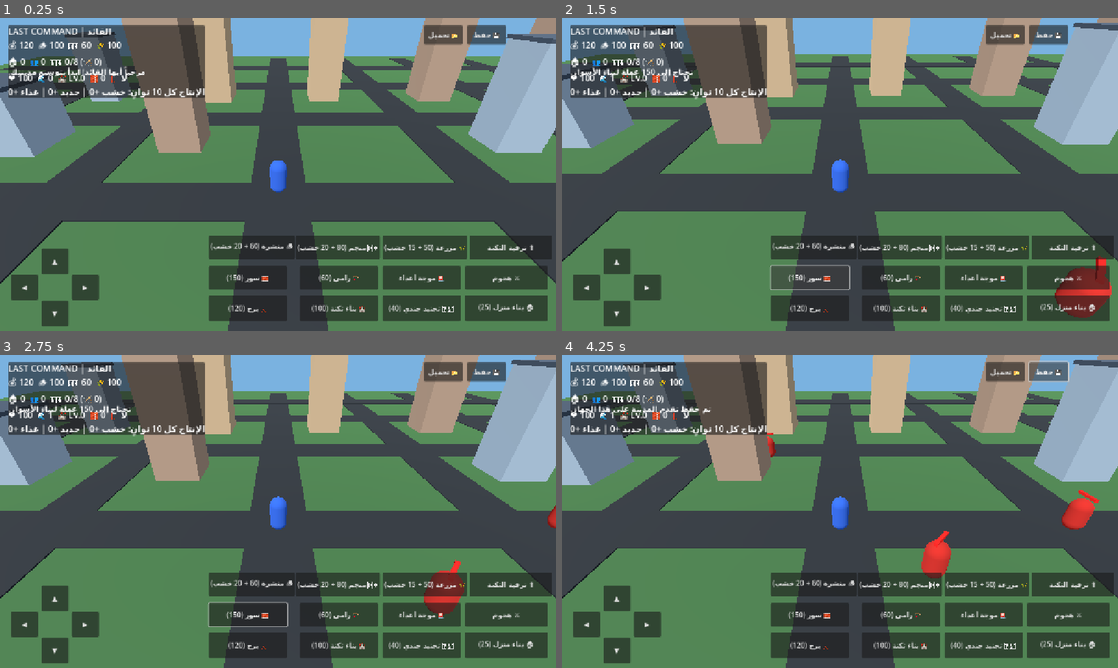
Above: before the commit, frames 1-4 (two rows, left to right).
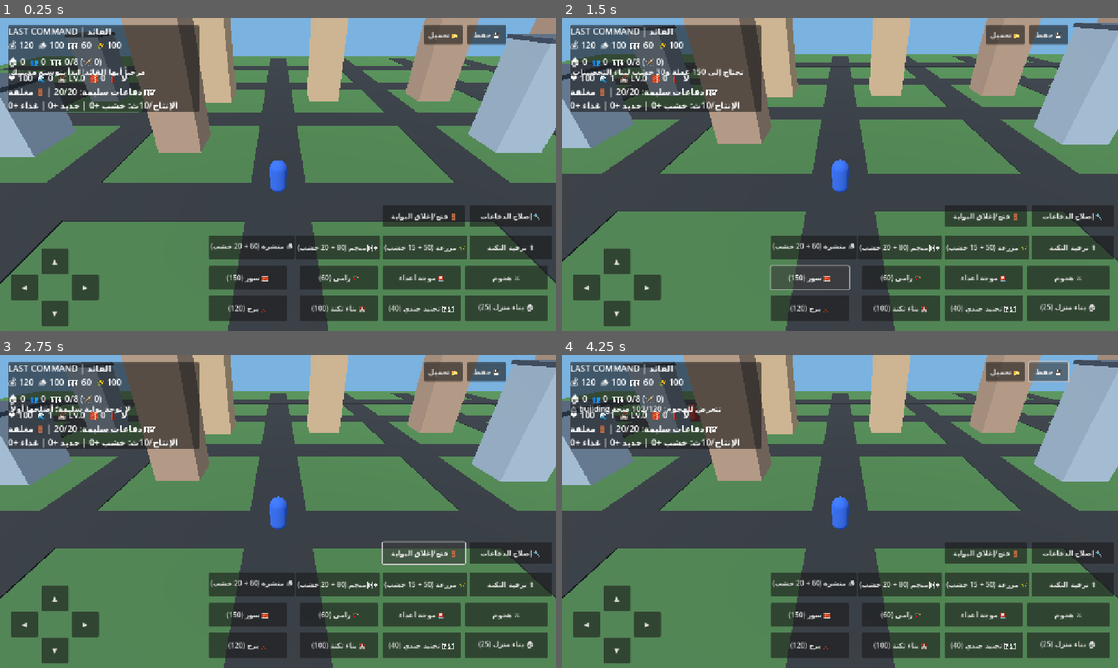
Above: after the commit, the same moments.

Repository: alshwqazf70-svg/last-command-android
Game: Godot game, scene res://scenes/main.tscn
The game is run twice, just before and just after one commit, with the same random seed, the same clock (stepped at 60 frames per second) and the same inputs.
Inputs (mouse positions are in pixels of both pictures, inside the frame that each line leads up to):
- Up to frame 1 (0.25 s): no input
- Up to frame 2 (1.5 s): click "🚨 موجة أعداء" at 0.5 s; click "🧱 سور (150)" at 1.25 s
- Up to frame 3 (2.75 s): click (422, 552) at 2 s, where only the run after the commit has a clickable "🚪 فتح/إغلاق البوابة"
- Up to frame 4 (4.25 s): click (1073, 552) at 2.75 s, where only the run after the commit has a clickable "🔧 إصلاح الدفاعات"; click "💾 حفظ" at 3.5 s

The runs differ from the first frame. In frame 1, 4.0% of the frame differs, in the area x 1-100%, y 2-67%; in frame 2, 5.7%, in the area x 1-100%, y 2-96%; in frame 3, 5.3%; in frame 4, 5.5%.

Commit message:
Add city siege, destructible defenses, gates and repairs

Diff:
--- a/scripts/game.gd
+++ b/scripts/game.gd
@@ -23,6 +23,9 @@
 var archer_count := 0
 var soldier_kinds: Array[String] = []
 var towers: Array[Node3D] = []
+var defense_nodes: Array[Node3D] = []
+var gate_node: Node3D
+var gate_open := false
 var has_walls := false
 var wood := 100
 var iron := 60
@@ -275,6 +278,28 @@
 	wall_button.pressed.connect(_on_walls_pressed)
 	layer.add_child(wall_button)
 
+	var gate_button := Button.new()
+	gate_button.text = "🚪 فتح/إغلاق البوابة"
+	gate_button.position = Vector2(-400, -290)
+	gate_button.anchor_left = 1.0
+	gate_button.anchor_right = 1.0
+	gate_button.anchor_top = 1.0
+	gate_button.anchor_bottom = 1.0
+	gate_button.custom_minimum_size = Vector2(190, 50)
+	gate_button.pressed.connect(_on_gate_pressed)
+	layer.add_child(gate_button)
+
+	var repair_button := Button.new()
+	repair_button.text = "🔧 إصلاح الدفاعات"
+	repair_button.position = Vector2(-200, -290)
+	repair_button.anchor_left = 1.0
+	repair_button.anchor_right = 1.0
+	repair_button.anchor_top = 1.0
+	repair_button.anchor_bottom = 1.0
+	repair_button.custom_minimum_size = Vector2(190, 50)
+	repair_button.pressed.connect(_on_repair_pressed)
+	layer.add_child(repair_button)
+
 	var sawmill_button := Button.new()
 	sawmill_button.text = "🪵 منشرة (60 + 20 خشب)"
 	sawmill_button.position = Vector2(-800, -220)
@@ -368,10 +393,18 @@
 	var height := randf_range(3.5, 7.5) if is_new else randf_range(4.0, 10.0)
 	var width := randf_range(3.0, 4.5)
 	var colors := [Color(0.78, 0.67, 0.52), Color(0.62, 0.70, 0.76), Color(0.78, 0.78, 0.69), Color(0.68, 0.57, 0.48)]
-	var body := _make_box(Vector3(width, height, width), at + Vector3(0, height / 2.0, 0), colors[randi() % colors.size()])
-	building_root.add_child(body)
-	var roof := _make_box(Vector3(width + 0.2, 0.25, width + 0.2), at + Vector3(0, height + 0.12, 0), Color(0.25, 0.30, 0.36))
-	building_root.add_child(roof)
+	var structure := Node3D.new()
+	structure.name = "CityBuilding"
+	structure.position = at
+	structure.set_meta("kind", "building")
+	structure.set_meta("health", 120)
+	structure.set_meta("max_health", 120)
+	building_root.add_child(structure)
+	var body := _make_box(Vector3(width, height, width), Vector3(0, height / 2.0, 0), colors[randi() % colors.size()])
+	structure.add_child(body)
+	var roof := _make_box(Vector3(width + 0.2, 0.25, width + 0.2), Vector3(0, height + 0.12, 0), Color(0.25, 0.30, 0.36))
+	structure.add_child(roof)
+	defense_nodes.append(structure)
 
 func _make_box(size: Vector3, at: Vector3, tint: Color) -> MeshInstance3D:
 	var mesh_instance := MeshInstance3D.new()
@@ -389,7 +422,7 @@
 	parent.add_child(_make_box(size, at, tint))
 
 func _update_hud() -> void:
-	hud_label.text = "LAST COMMAND | القائد\n💰 %d  🪵 %d  ⛓️ %d  🌾 %d\n🏠 %d  👥 %d  🛡️ %d/%d (🏹 %d)\n❤️ %d  🌊 %d  🏰 Lv.%d  🧱 %s  🗼 %d\nالإنتاج كل 10 ثوانٍ: خشب +%d | حديد +%d | غذاء +%d" % [coins, wood, iron, food, buildings, population, army_count, _army_limit(), archer_count, city_health, wave_number, barracks_level if has_barracks else 0, "نعم" if has_walls else "لا", towers.size(), sawmills * 8, iron_mines * 5, farms * 10]
+	hud_label.text = "LAST COMMAND | القائد\n💰 %d  🪵 %d  ⛓️ %d  🌾 %d\n🏠 %d  👥 %d  🛡️ %d/%d (🏹 %d)\n❤️ %d  🌊 %d  🏰 Lv.%d  🧱 %s  🗼 %d\n🛡️ دفاعات سليمة: %d/%d | 🚪 %s\nالإنتاج/10ث: خشب +%d | حديد +%d | غذاء +%d" % [coins, wood, iron, food, buildings, population, army_count, _army_limit(), archer_count, city_health, wave_number, barracks_level if has_barracks else 0, "نعم" if has_walls else "لا", towers.size(), _healthy_defense_count(), defense_nodes.size(), "مفتوحة" if gate_open else "مغلقة", sawmills * 8, iron_mines * 5, farms * 10]
 
 func _on_barracks_pressed() -> void:
 	if has_barracks:
@@ -413,7 +446,7 @@
 	var count := mini(2 + wave_number, 8)
 	for i in range(count):
 		var angle := TAU * float(i) / float(count)
-		var spawn_at := player.global_position + Vector3(cos(angle) * 18.0, 0, sin(angle) * 18.0)
+		var spawn_at := player.global_position + Vector3(cos(angle) * 34.0, 0, sin(angle) * 34.0)
 		spawn_at.x = clampf(spawn_at.x, -WORLD_LIMIT + 2.0, WORLD_LIMIT - 2.0)
 		spawn_at.z = clampf(spawn_at.z, -WORLD_LIMIT + 2.0, WORLD_LIMIT - 2.0)
 		_spawn_enemy(spawn_at)
@@ -495,16 +528,110 @@
 	if has_walls:
 		message_label.text = "أسوار المدينة مبنية بالفعل."
 		return
-	if coins < 150:
-		message_label.text = "تحتاج إلى 150 عملة لبناء الأسوار."
+	if coins < 150 or wood < 30:
+		message_label.text = "تحتاج إلى 150 عملة و30 خشب لبناء التحصينات."
 		return
 	coins -= 150
+	wood -= 30
 	has_walls = true
-	_add_box(building_root, Vector3(48, 2.2, 1.0), Vector3(0, 1.1, -25), Color(0.42, 0.44, 0.46))
-	_add_box(building_root, Vector3(48, 2.2, 1.0), Vector3(0, 1.1, 25), Color(0.42, 0.44, 0.46))
-	_add_box(building_root, Vector3(1.0, 2.2, 48), Vector3(-25, 1.1, 0), Color(0.42, 0.44, 0.46))
-	_add_box(building_root, Vector3(1.0, 2.2, 48), Vector3(25, 1.1, 0), Color(0.42, 0.44, 0.46))
-	message_label.text = "اكتمل سور المدينة التجريبي حول المنطقة المركزية."
+	# Leave a real opening in the north wall for the reinforced gate.
+	_create_defense_piece("Wall", Vector3(20, 2.8, 1.2), Vector3(-14, 1.4, -25), 220, Color(0.42, 0.44, 0.46))
+	_create_defense_piece("Wall", Vector3(20, 2.8, 1.2), Vector3(14, 1.4, -25), 220, Color(0.42, 0.44, 0.46))
+	_create_defense_piece("Wall", Vector3(48, 2.8, 1.2), Vector3(0, 1.4, 25), 260, Color(0.42, 0.44, 0.46))
+	_create_defense_piece("Wall", Vector3(1.2, 2.8, 48), Vector3(-25, 1.4, 0), 260, Color(0.42, 0.44, 0.46))
+	_create_defense_piece("Wall", Vector3(1.2, 2.8, 48), Vector3(25, 1.4, 0), 260, Color(0.42, 0.44, 0.46))
+	gate_node = _create_defense_piece("Gate", Vector3(7.5, 3.2, 1.5), Vector3(0, 1.6, -25), 360, Color(0.34, 0.22, 0.12))
+	message_label.text = "اكتملت التحصينات! البوابة مدرعة ويمكن فتحها وإغلاقها."
+	_update_hud()
+	_save_game()
+
+func _create_defense_piece(kind: String, size: Vector3, at: Vector3, hp: int, tint: Color) -> Node3D:
+	var part := Node3D.new()
+	part.name = kind
+	part.position = at
+	part.set_meta("kind", kind.to_lower())
+	part.set_meta("health", hp)
+	part.set_meta("max_health", hp)
+	var visual := _make_box(size, Vector3.ZERO, tint)
+	part.add_child(visual)
+	building_root.add_child(part)
+	defense_nodes.append(part)
+	return part
+
+func _on_gate_pressed() -> void:
+	if not is_instance_valid(gate_node) or int(gate_node.get_meta("health", 0)) <= 0:
+		message_label.text = "لا توجد بوابة سليمة؛ أصلحها أولاً."
+		return
+	gate_open = not gate_open
+	gate_node.visible = not gate_open
+	message_label.text = "فُتحت البوابة؛ تستطيع الوحدات العبور لكن الأعداء قد يتسللون!" if gate_open else "أُغلقت البوابة وعاد خط الدفاع."
+	_update_hud()
+	_save_game()
+
+func _on_repair_pressed() -> void:
+	var target: Node3D = null
+	var best_distance := 30.0
+	for part in defense_nodes:
+		if not is_instance_valid(part):
+			continue
+		var hp := int(part.get_meta("health", 0))
+		var maximum := int(part.get_meta("max_health", 0))
+		if hp >= maximum:
+			continue
+		var distance := player.global_position.distance_to(part.global_position)
+		if distance < best_distance:
+			best_distance = distance
+			target = part
+	if target == null:
+		message_label.text = "لا توجد منشأة متضررة قريبة للإصلاح."
+		return
+	if coins < 25 or wood < 15 or iron < 5:
+		message_label.text = "الإصلاح يحتاج 25 عملة و15 خشب و5 حديد."
+		return
+	coins -= 25
+	wood -= 15
+	iron -= 5
+	target.set_meta("health", int(target.get_meta("max_health", 0)))
+	target.visible = true
+	message_label.text = "تم إصلاح %s واستعادة نقاط صحته بالكامل." % str(target.get_meta("kind", "الدفاع"))
+	_update_hud()
+	_save_game()
+
+func _healthy_defense_count() -> int:
+	var count := 0
+	for part in defense_nodes:
+		if is_instance_valid(part) and int(part.get_meta("health", 0)) > 0:
+			count += 1
+	return count
+
+func _nearest_defense_target(from_position: Vector3) -> Node3D:
+	var nearest: Node3D = null
+	var best_distance := INF
+	for part in defense_nodes:
+		if not is_instance_valid(part) or int(part.get_meta("health", 0)) <= 0:
+			continue
+		if part == gate_node and gate_open:
+			continue
+		var distance := from_position.distance_to(part.global_position)
+		if distance < best_distance:
+			best_distance = distance
+			nearest = part
+	return nearest
+
+func _damage_defense(part: Node3D, amount: int) -> void:
+	if not is_instance_valid(part) or int(part.get_meta("health", 0)) <= 0:
+		return
+	var hp := maxi(0, int(part.get_meta("health", 0)) - amount)
+	part.set_meta("health", hp)
+	if hp == 0:
+		part.visible = false
+		if part == gate_node:
+			gate_open = true
+			message_label.text = "🚨 سقطت بوابة المدينة! الأعداء يستطيعون التسلل الآن."
+		else:
+			message_label.text = "🚨 دُمّر جزء من دفاعات المدينة! أعد بناءه بالإصلاح."
+	else:
+		message_label.text = "⚠️ %s تتعرض للهجوم: %d/%d صحة" % [str(part.get_meta("kind", "الدفاع")), hp, int(part.get_meta("max_health", 0))]
 	_update_hud()
 	_save_game()
 
@@ -531,6 +658,12 @@
 	data.set_value("city", "city_health", city_health)
 	data.set_value("city", "wave_number", wave_number)
 	data.set_value("city", "has_walls", has_walls)
+	data.set_value("city", "gate_open", gate_open)
+	var saved_defense_health: Array[int] = []
+	for part in defense_nodes:
+		if is_instance_valid(part):
+			saved_defense_health.append(int(part.get_meta("health", 0)))
+	data.set_value("city", "defense_health", saved_defense_health)
 	data.set_value("city", "army_count", army_count)
 	data.set_value("city", "archer_count", archer_count)
 	data.set_value("city", "soldier_kinds", soldier_kinds)
@@ -559,6 +692,8 @@
 	city_health = clampi(int(data.get_value("city", "city_health", city_health)), 0, 100)
 	wave_number = maxi(0, int(data.get_value("city", "wave_number", wave_number)))
 	has_walls = bool(data.get_value("city", "has_walls", has_walls))
+	gate_open = bool(data.get_value("city", "gate_open", false))
+	var saved_defense_health: Array = data.get_value("city", "defense_health", [])
 	var saved_kinds: Array = data.get_value("city", "soldier_kinds", [])
 	soldier_kinds.clear()
 	soldiers.clear()
@@ -576,6 +711,14 @@
 		if saved_position is Vector3:
 			player.global_position = saved_position
 	_restore_saved_city_visuals(int(data.get_value("city", "tower_count", 0)))
+	for i in range(mini(saved_defense_health.size(), defense_nodes.size())):
+		var part := defense_nodes[i]
+		if is_instance_valid(part):
+			var hp := clampi(int(saved_defense_health[i]), 0, int(part.get_meta("max_health", 0)))
+			part.set_meta("health", hp)
+			part.visible = hp > 0 and not (part == gate_node and gate_open)
+	if is_instance_valid(gate_node) and int(gate_node.get_meta("health", 0)) > 0:
+		gate_node.visible = not gate_open
 
 func _restore_saved_city_visuals(tower_count: int) -> void:
 	for i in range(buildings):
@@ -605,10 +748,13 @@
 		_add_box(building_root, Vector3(3.6, 0.6, 3.6), positions[i] + Vector3(0, 4.3, 0), Color(0.25, 0.30, 0.36))
 		towers.append(base)
 	if has_walls:
-		_add_box(building_root, Vector3(48, 2.2, 1.0), Vector3(0, 1.1, -25), Color(0.42, 0.44, 0.46))
-		_add_box(building_root, Vector3(48, 2.2, 1.0), Vector3(0, 1.1, 25), Color(0.42, 0.44, 0.46))
-		_add_box(building_root, Vector3(1.0, 2.2, 48), Vector3(-25, 1.1, 0), Color(0.42, 0.44, 0.46))
-		_add_box(building_root, Vector3(1.0, 2.2, 48), Vector3(25, 1.1, 0), Color(0.42, 0.44, 0.46))
+		_create_defense_piece("Wall", Vector3(20, 2.8, 1.2), Vector3(-14, 1.4, -25), 220, Color(0.42, 0.44, 0.46))
+		_create_defense_piece("Wall", Vector3(20, 2.8, 1.2), Vector3(14, 1.4, -25), 220, Color(0.42, 0.44, 0.46))
+		_create_defense_piece("Wall", Vector3(48, 2.8, 1.2), Vector3(0, 1.4, 25), 260, Color(0.42, 0.44, 0.46))
+		_create_defense_piece("Wall", Vector3(1.2, 2.8, 48), Vector3(-25, 1.4, 0), 260, Color(0.42, 0.44, 0.46))
+		_create_defense_piece("Wall", Vector3(1.2, 2.8, 48), Vector3(25, 1.4, 0), 260, Color(0.42, 0.44, 0.46))
+		gate_node = _create_defense_piece("Gate", Vector3(7.5, 3.2, 1.5), Vector3(0, 1.6, -25), 360, Color(0.34, 0.22, 0.12))
+		gate_node.visible = not gate_open
 
 func _army_limit() -> int:
 	return 30 if barracks_level >= 2 else (20 if has_barracks else 8)
@@ -734,20 +880,27 @@
 		if not is_instance_valid(enemy):
 			enemies.erase(enemy)
 			continue
-		var offset: Vector3 = player.global_position - enemy.global_position
+		var target := _nearest_defense_target(enemy.global_position)
+		var target_position := player.global_position
+		if target != null:
+			target_position = target.global_position
+		var offset: Vector3 = target_position - enemy.global_position
 		offset.y = 0.0
 		var distance: float = offset.length()
-		if distance > 1.7:
-			enemy.global_position += offset.normalized() * 1.65 * delta
-			enemy.look_at(Vector3(player.global_position.x, enemy.global_position.y, player.global_position.z), Vector3.UP)
+		if distance > 2.4:
+			enemy.global_position += offset.normalized() * 1.8 * delta
+			enemy.look_at(Vector3(target_position.x, enemy.global_position.y, target_position.z), Vector3.UP)
 		else:
 			var attack_timer := float(enemy.get_meta("attack_timer", 0.0)) - delta
-			if attack_timer <= 0.0 and city_health > 0:
-				city_health = maxi(city_health - 5, 0)
-				_save_game()
-				enemy.set_meta("attack_timer", 1.2)
-				message_label.text = "المغيرون يهاجمونك! صحة القائد: %d" % city_health
-				_update_hud()
+			if attack_timer <= 0.0:
+				if target != null:
+					_damage_defense(target, 18)
+				elif city_health > 0:
+					city_health = maxi(city_health - 6, 0)
+					message_label.text = "المغيرون وصلوا إلى القائد! صحته: %d" % city_health
+					_update_hud()
+					_save_game()
+				enemy.set_meta("attack_timer", 1.25)
 			else:
 				enemy.set_meta("attack_timer", attack_timer)
 
